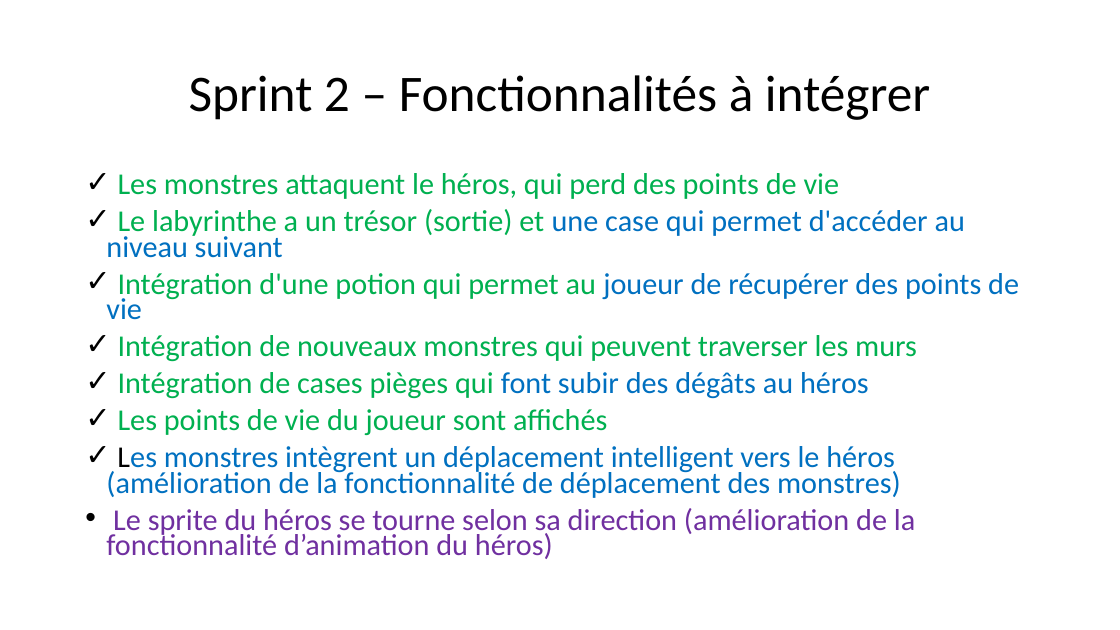
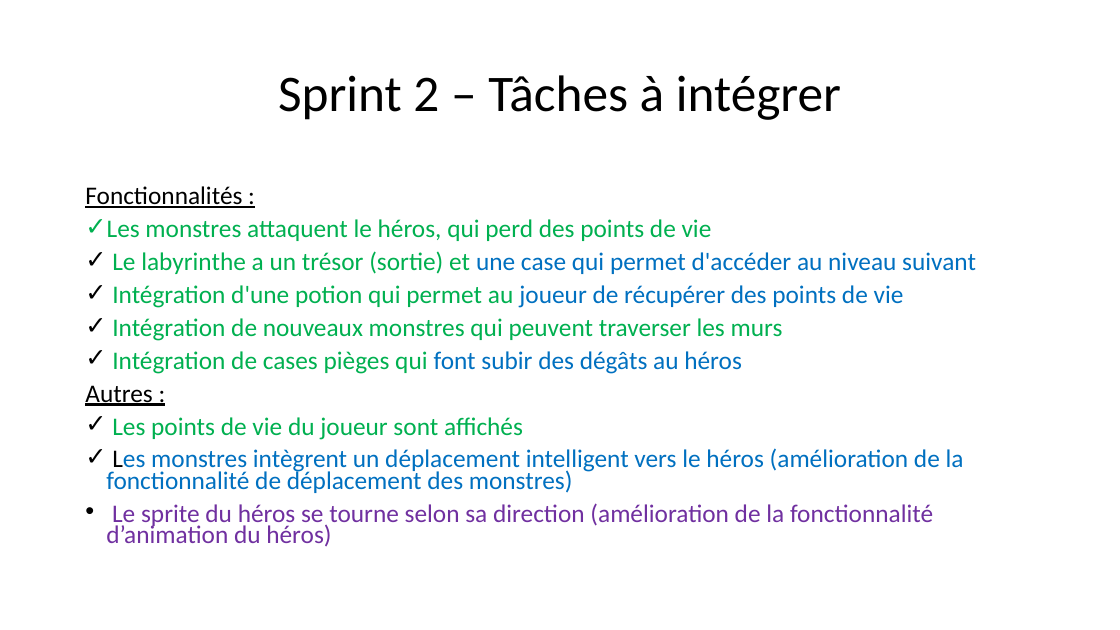
Before and after one commit to HamaraH/projet_labyrinthe, a slide deck: slide 7 of Présentation ACL.pptx. Drawn at 1120x630 pixels with LibreOffice and Linux fonts; fonts in the diff are those of the drawing. Boxes give left, top, right and bottom in pixels: in the first picture for what was removed or moved away, otherwise in the second. Text is boxed around its words. In the diff, an @@ line names an element or a change of style, - is before the commit and + after.

```diff
--- a/Présentation ACL.pptx
+++ b/Présentation ACL.pptx
@@ title at [278,75,841,120]: text changed @@
-Sprint 2 – Fonctionnalités à intégrer
+Sprint 2 – Tâches à intégrer
@@ text at [85,186,242,208]: paragraph added @@
+Fonctionnalités :
@@ text at [106,219,976,547]: size 25.9 to 21.7 pt @@
@@ text at [85,385,152,406]: paragraph added @@
+Autres :
```
Also in this commit, not shown: 6 other slides changed, 1 slide added.
